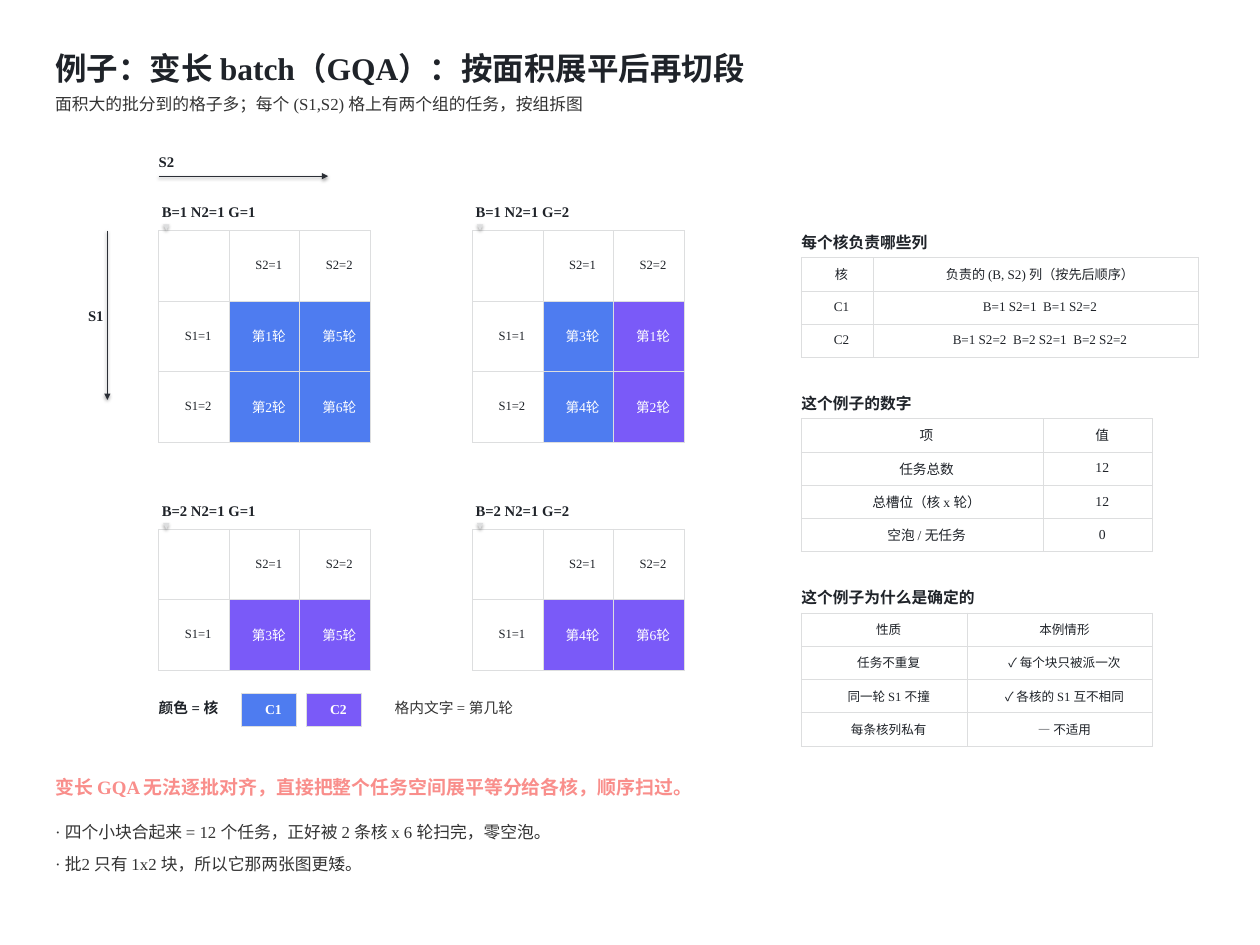
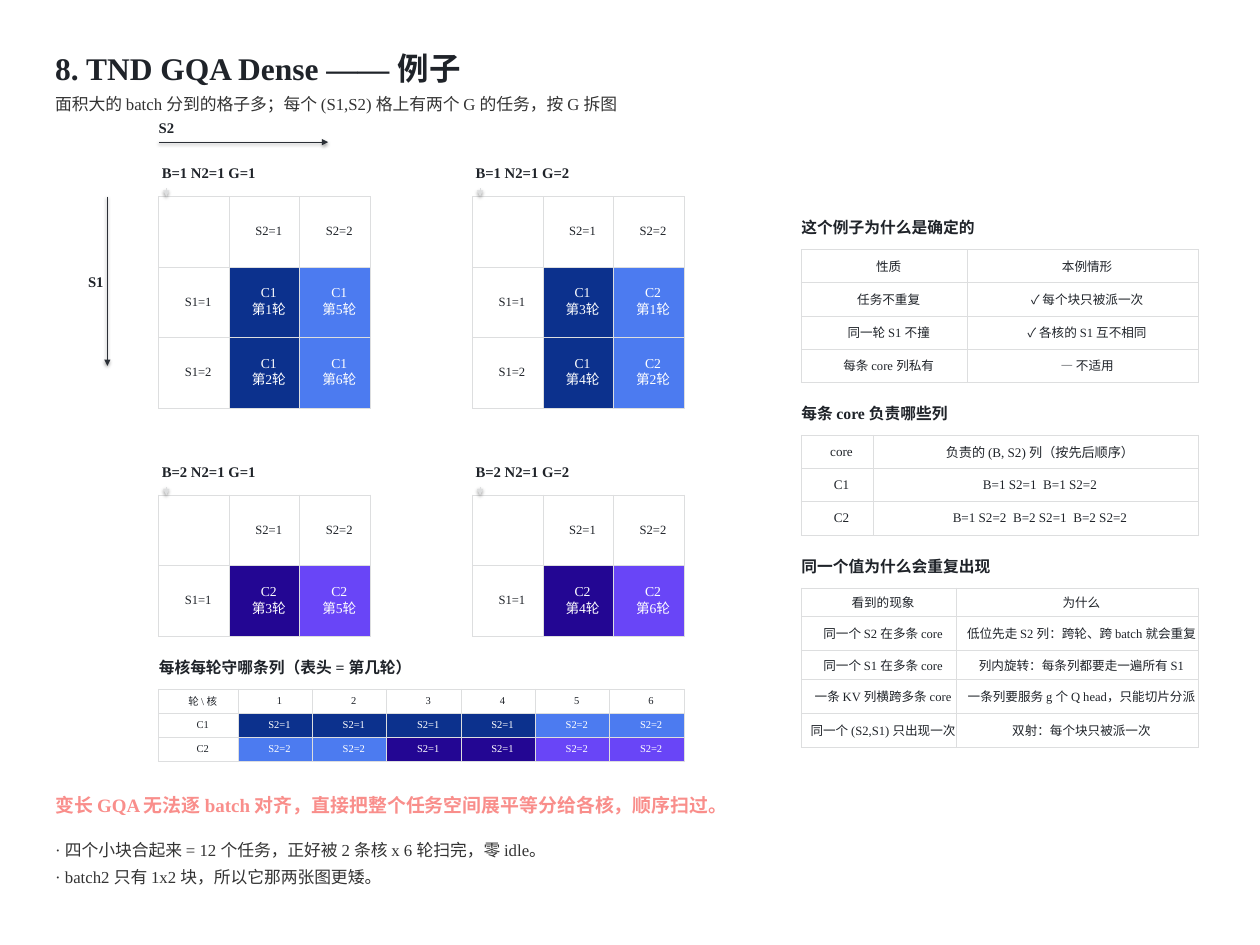
Before and after one commit to guomc9/SeeTen, a slide deck: slide 16 of cases/flash-attention-det-accum/out/v4-index-schedules.pptx (slide 15 before the commit). Drawn at 1260x945 pixels with LibreOffice and Linux fonts; fonts in the diff are those of the drawing. Boxes give left, top, right and bottom in pixels: in the first picture for what was removed or moved away, otherwise in the second. Text is boxed around its words. In the diff, an @@ line names an element or a change of style, - is before the commit and + after.

```diff
--- a/cases/flash-attention-det-accum/out/v4-index-schedules.pptx
+++ b/cases/flash-attention-det-accum/out/v4-index-schedules.pptx
@@ text at (x1=55, y1=53, x2=461, y2=85): text changed; font Noto Sans CJK SC to Times New Roman @@
-例子：变长 batch（GQA）：按面积展平后再切段
+8. TND GQA Dense —— 例子
@@ text at (x1=55, y1=96, x2=618, y2=114): text changed @@
-面积大的批分到的格子多；每个 (S1,S2) 格上有两个组的任务，按组拆图
+面积大的 batch 分到的格子多；每个 (S1,S2) 格上有两个 G 的任务，按 G 拆图
@@ table at (x1=159, y1=197, x2=370, y2=408) @@
-row 2, column 2: 第1轮
+row 2, column 2: C1 / 第1轮
-row 2, column 3: 第5轮
+row 2, column 3: C1 / 第5轮
-row 3, column 2: 第2轮
+row 3, column 2: C1 / 第2轮
-row 3, column 3: 第6轮
+row 3, column 3: C1 / 第6轮
@@ fill #4E7CF0 to #0C318D in 2 cells @@
@@ fill #4E7CF0 to #4C7BF0 in 2 cells @@
@@ table at (x1=472, y1=197, x2=683, y2=408) @@
-row 2, column 2: 第3轮
+row 2, column 2: C1 / 第3轮
-row 2, column 3: 第1轮
+row 2, column 3: C2 / 第1轮
-row 3, column 2: 第4轮
+row 3, column 2: C1 / 第4轮
-row 3, column 3: 第2轮
+row 3, column 3: C2 / 第2轮
@@ fill #4E7CF0 to #0C318D in 2 cells @@
@@ fill #7A5AF8 to #4C7BF0 in 2 cells @@
@@ 6 arrows, 2 texts, 2 tables moved together from (x1=88, y1=157, x2=683, y2=529) to (x1=88, y1=123, x2=683, y2=495) @@
@@ text "这个例子为什么是确定的" moved from (x1=801, y1=589, x2=974, y2=605) to (x1=801, y1=219, x2=974, y2=235) @@
@@ table at (x1=801, y1=249, x2=1198, y2=382) @@
-row 4, column 1: 每条核列私有
+row 4, column 1: 每条 core 列私有
@@ table resized from (x1=801, y1=613, x2=1153, y2=746) to (x1=801, y1=249, x2=1198, y2=382) @@
@@ text at (x1=801, y1=405, x2=948, y2=421): text changed @@
-每个核负责哪些列
+每条 core 负责哪些列
@@ text removed at (x1=801, y1=395, x2=911, y2=411) @@
-这个例子的数字
@@ table removed at (x1=801, y1=419, x2=1153, y2=552), 4 rows, 2 columns @@
-项 | 值
-任务总数 | 12
-总槽位（核 x 轮） | 12
-空泡 / 无任务 | 0
@@ table at (x1=801, y1=435, x2=1198, y2=535) @@
-row 1, column 1: 核
+row 1, column 1: core
@@ table moved from (x1=801, y1=258, x2=1198, y2=358) to (x1=801, y1=435, x2=1198, y2=535) @@
@@ 4 texts moved together from (x1=162, y1=207, x2=569, y2=516) to (x1=162, y1=168, x2=569, y2=477) @@
@@ table at (x1=159, y1=495, x2=370, y2=710) @@
-row 2, column 2: 第3轮
+row 2, column 2: C2 / 第3轮
-row 2, column 3: 第5轮
+row 2, column 3: C2 / 第5轮
@@ fill #7A5AF8 to #230693 in row 2, column 2 @@
@@ fill #7A5AF8 to #6945F7 in row 2, column 3 @@
@@ table resized from (x1=159, y1=529, x2=370, y2=670) to (x1=159, y1=495, x2=370, y2=710) @@
@@ table at (x1=472, y1=495, x2=683, y2=708) @@
-row 2, column 2: 第4轮
+row 2, column 2: C2 / 第4轮
-row 2, column 3: 第6轮
+row 2, column 3: C2 / 第6轮
@@ fill #7A5AF8 to #230693 in row 2, column 2 @@
@@ fill #7A5AF8 to #6945F7 in row 2, column 3 @@
@@ table resized from (x1=472, y1=529, x2=683, y2=670) to (x1=472, y1=495, x2=683, y2=708) @@
@@ text added at (x1=801, y1=558, x2=990, y2=574), 15 pt, text #1F2329, bold @@
+同一个值为什么会重复出现
@@ table added at (x1=801, y1=588, x2=1198, y2=742), 5 rows, 2 columns @@
+看到的现象 | 为什么
+同一个 S2 在多条 core | 低位先走 S2 列：跨轮、跨 batch 就会重复
+同一个 S1 在多条 core | 列内旋转：每条列都要走一遍所有 S1
+一条 KV 列横跨多条 core | 一条列要服务 g 个 Q head，只能切片分派
+同一个 (S2,S1) 只出现一次 | 双射：每个块只被派一次
@@ text added at (x1=159, y1=659, x2=412, y2=675), 15 pt, text #1F2329, bold @@
+每核每轮守哪条列（表头 = 第几轮）
@@ table added at (x1=159, y1=689, x2=683, y2=762), 3 rows, 7 columns @@
+轮 \ 核 | 1 | 2 | 3 | 4 | 5 | 6
+C1 | S2=1 | S2=1 | S2=1 | S2=1 | S2=2 | S2=2
+C2 | S2=2 | S2=2 | S2=1 | S2=1 | S2=2 | S2=2
@@ text removed at (x1=159, y1=700, x2=219, y2=715) @@
-颜色 = 核
@@ table removed at (x1=242, y1=693, x2=296, y2=723), 1 rows, 1 columns @@
-C1
@@ table removed at (x1=307, y1=693, x2=361, y2=723), 1 rows, 1 columns @@
-C2
@@ text removed at (x1=395, y1=700, x2=513, y2=714) @@
-格内文字 = 第几轮
@@ text at (x1=55, y1=796, x2=728, y2=815): text changed @@
-变长 GQA 无法逐批对齐，直接把整个任务空间展平等分给各核，顺序扫过。
+变长 GQA 无法逐 batch 对齐，直接把整个任务空间展平等分给各核，顺序扫过。
@@ text at (x1=65, y1=842, x2=546, y2=858): text changed @@
-· 四个小块合起来 = 12 个任务，正好被 2 条核 x 6 轮扫完，零空泡。
+· 四个小块合起来 = 12 个任务，正好被 2 条核 x 6 轮扫完，零 idle。
@@ text at (x1=65, y1=869, x2=381, y2=885): text changed @@
-· 批2 只有 1x2 块，所以它那两张图更矮。
+· batch2 只有 1x2 块，所以它那两张图更矮。
```
Also in this commit, not shown: 13 other slides changed, 2 slides added, 1 slide removed, 10 other files.
